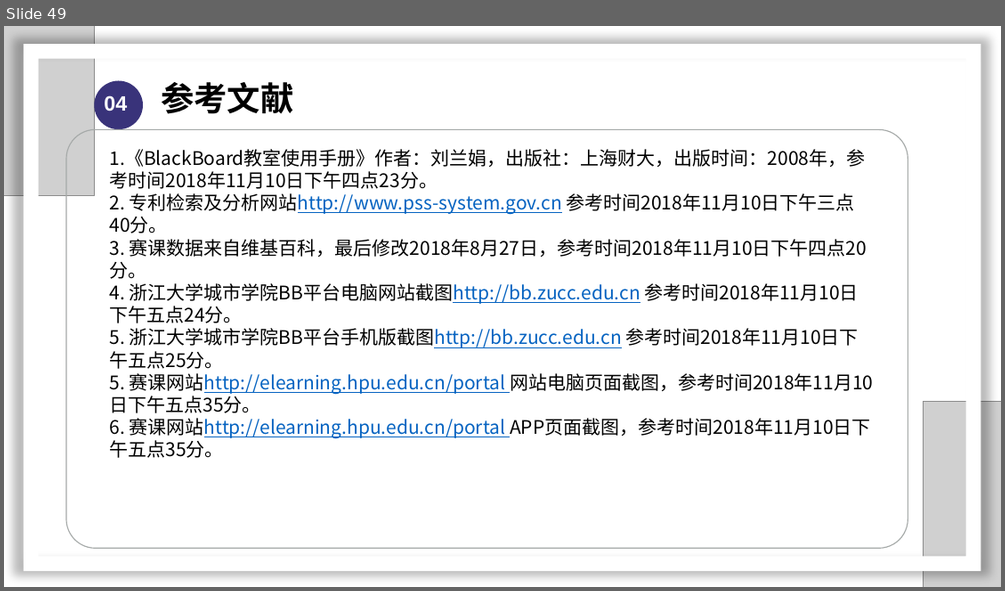
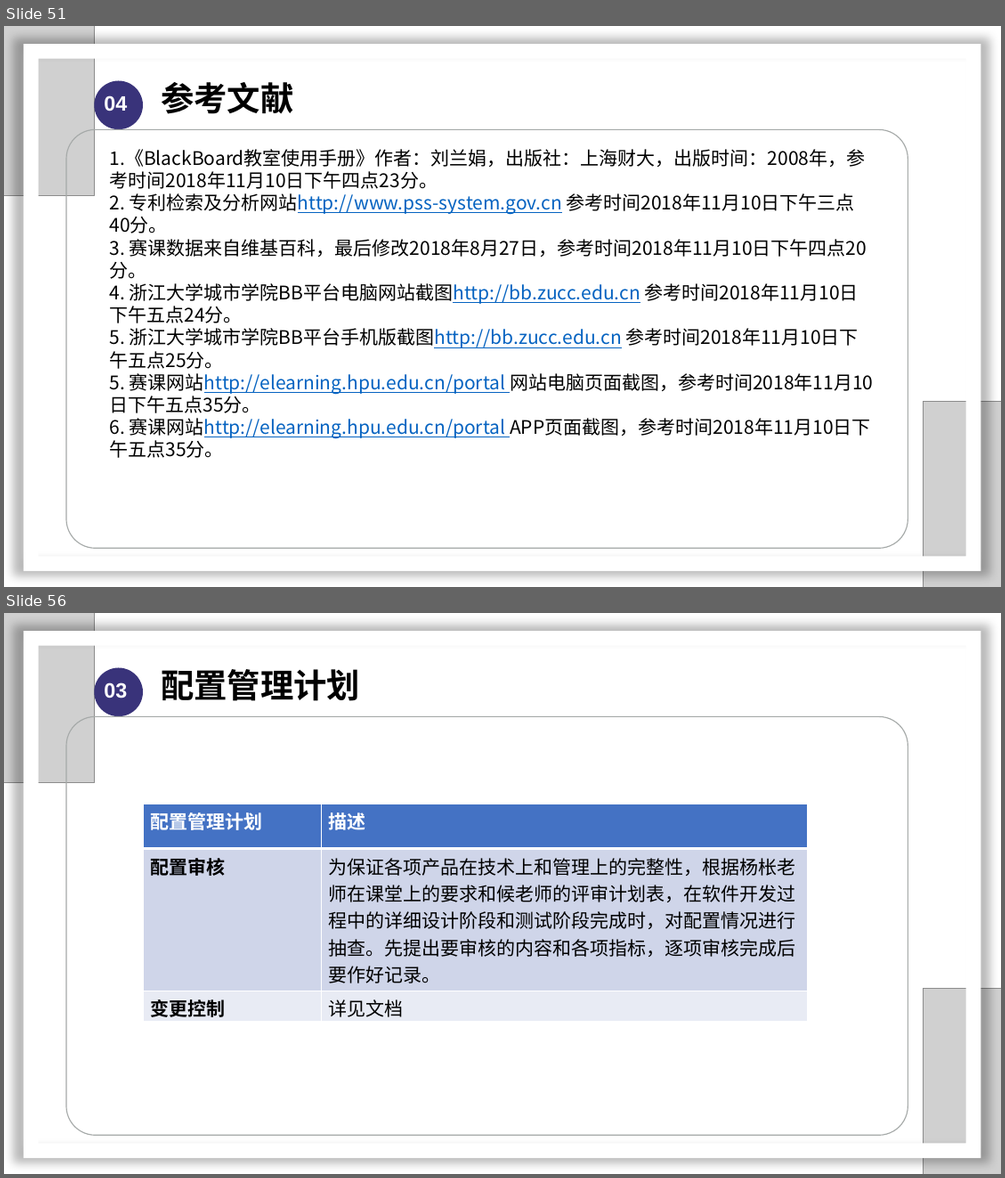
Before and after one commit to SarielX98/PRD2018G14, a slide deck: 受控文档/PPT/PRD2018-G14-软件需求工程审核PPT.pptx. Shown one above the other, each under a label of ours: slide 49 before the commit, slides 51 and 56 after it; the slides between them are not shown. The pictures are 1005x591 and 1005x1178 pixels, drawn with LibreOffice and Linux fonts; fonts in the diff are those of the drawing; grey boxes stand for pictures; background and template pictures are left out. Boxes give left, top, right and bottom in pixels: in the first picture for what was removed or moved away, otherwise in the second. Text is boxed around its words. In the diff, an @@ line names an element or a change of style, - is before the commit and + after.

```diff
--- a/受控文档/PPT/PRD2018-G14-软件需求工程审核PPT.pptx
+++ b/受控文档/PPT/PRD2018-G14-软件需求工程审核PPT.pptx
@@ slide 56 added at (4,613,1001,1174), background #FFFFFF @@
@@ picture added at (4,613,95,783) @@
@@ frame added at (24,631,980,1159), fill #FFFFFF @@
@@ ellipse added at (95,667,143,716), fill #39337A @@
@@ text added at (104,682,127,698), 20 pt, text #FFFFFF, bold @@
+03
@@ text added at (161,669,360,701), 32 pt, text #000000, bold @@
+配置管理计划
@@ rounded rectangle added at (66,717,907,1135), outline #A6AAA9 1 pt @@
@@ table added at (143,803,808,1022), 3 rows, 2 columns @@
+配置管理计划 | 描述
+配置审核 | 为保证各项产品在技术上和管理上的完整性，根据杨枨老师在课堂上的要求和候老师的评审计划表，在软件开发过程中的详细设计阶段和测试阶段完成时，对配置情况进行抽查。先提出要审核的内容和各项指标，逐项审核完成后要作好记录。
+变更控制 | 详见文档
@@ picture added at (923,988,1001,1174) @@
@@ what was slide 49 is now slide 51 @@
```
Also in this commit, not shown: 11 slides changed, 7 other slides added, 4 other files.
